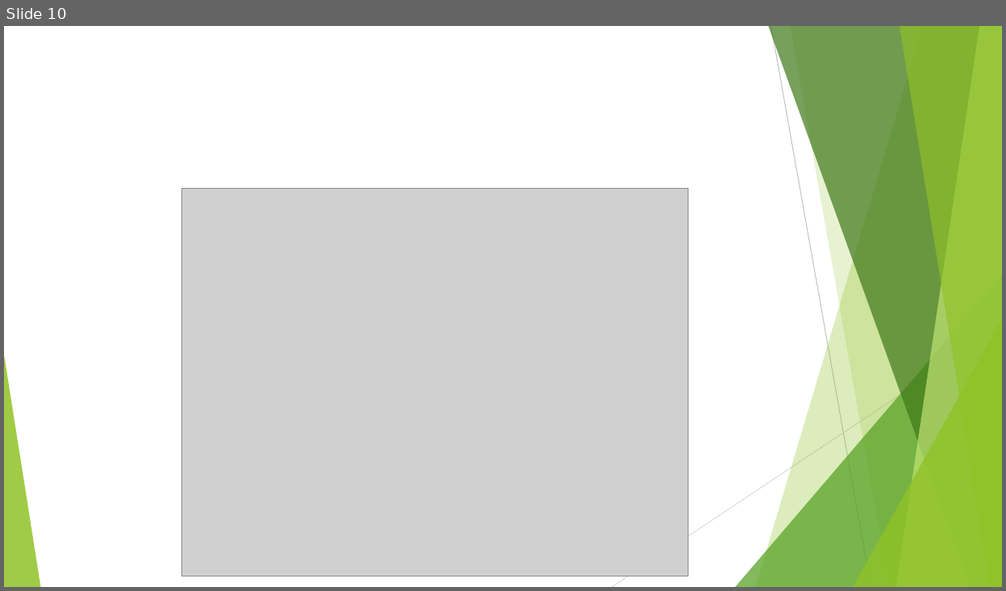
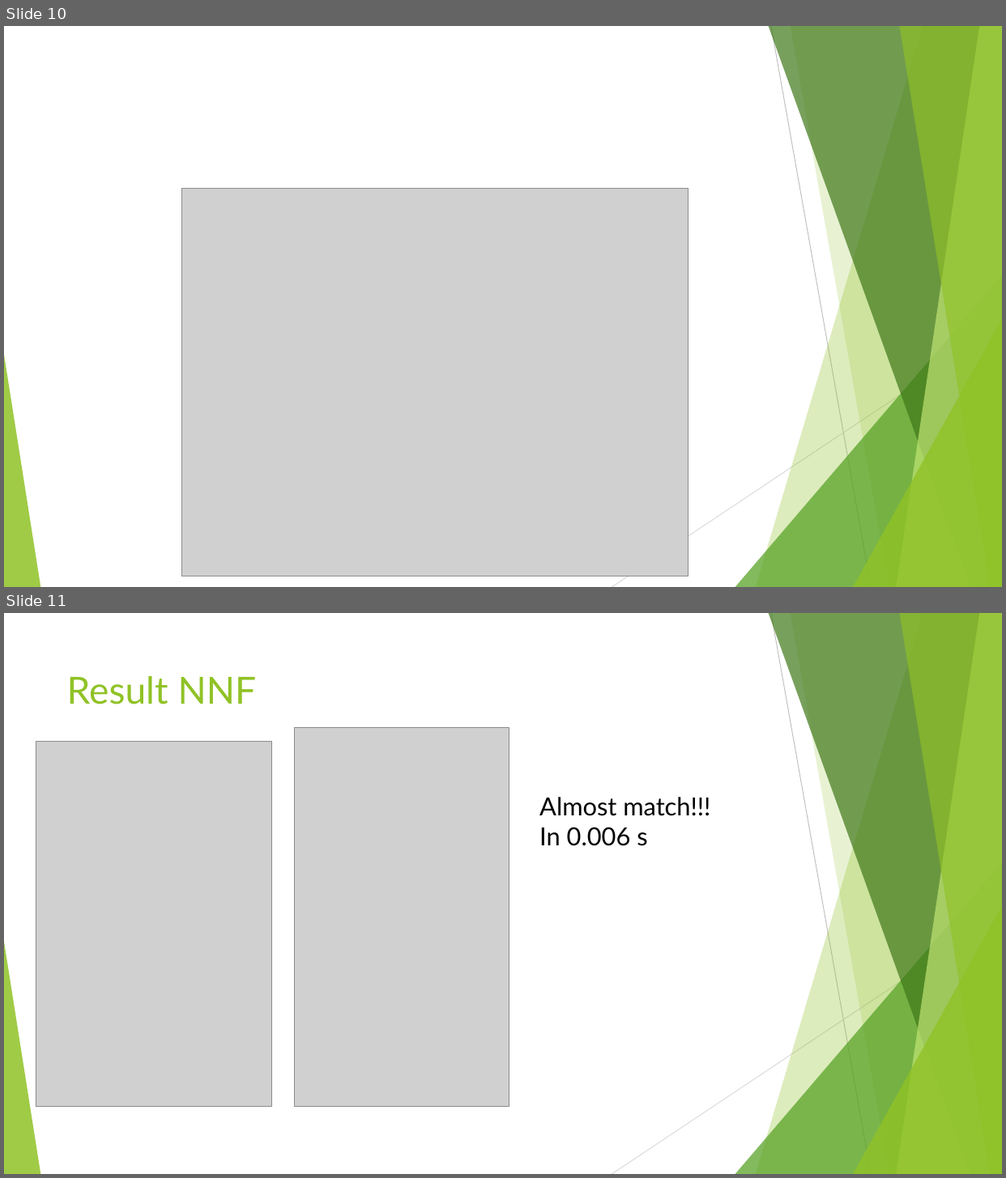
Before and after one commit to whus6207/PatchMatch, a slide deck: PatchMatch.pptx. Shown one above the other, each under a label of ours: slide 10 before the commit, slides 10 and 11 after it. The pictures are 1006x591 and 1006x1178 pixels, drawn with LibreOffice and Linux fonts; fonts in the diff are those of the drawing; grey boxes stand for pictures. Boxes give left, top, right and bottom in pixels: in the first picture for what was removed or moved away, otherwise in the second. Text is boxed around its words. In the diff, an @@ line names an element or a change of style, - is before the commit and + after.

Commit message:
powerpoint add result

```diff
--- a/PatchMatch.pptx
+++ b/PatchMatch.pptx
@@ slide 11 added at (x1=4, y1=613, x2=1002, y2=1174), background #FFFFFF; not listed: 10 template elements that a slide beside it also shows @@
@@ title added at (x1=67, y1=676, x2=257, y2=705), 36 pt, text #90C226 @@
+Result NNF
@@ picture added at (x1=295, y1=727, x2=509, y2=1106) @@
@@ picture added at (x1=36, y1=741, x2=271, y2=1107) @@
@@ text added at (x1=539, y1=797, x2=710, y2=846), 24 pt, text #000000 @@
+Almost match!!!
+In 0.006 s
```
Also in this commit, not shown: 3 other slides added, 1 other file.
